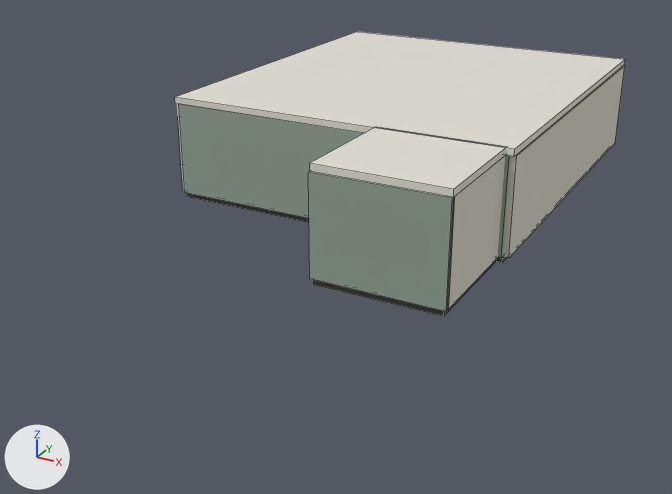
The Blender file rooms/home/design/내 방.blend as it was, and as the next commit left it.
The view is the same before and after, from a camera (50 mm lens) standing at (13.7, -31.2, 11.5) and looking at (0.2, -6.6, -0.8). Every picture has the same lights, and +X, +Y and +Z are marked at lower left. The picture after the commit comes second. Mesh edges are drawn as thin lines.

Objects in the first picture: 'Ceiling', 'Front sage wall left of secret passage', 'Right plaster wall', 'Secret alcove ceiling', 'Secret alcove floor slab', 'Secret alcove rear wall', 'Secret alcove right wall' and 4 more.
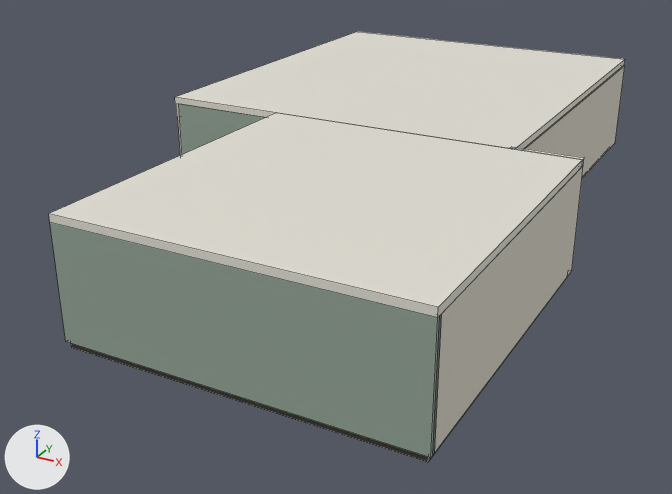
Pixel boxes (x1, y1, x2, y2) of what changed, in the pictures (672 x 494 px):
'Secret alcove rear wall', moved, rescaled (166% wider, 66% taller): before (308, 171, 455, 312); after (50, 223, 442, 458)
'Secret alcove ceiling', moved, rescaled (170% wider, 189% taller): before (310, 127, 507, 197); after (49, 113, 583, 317)
'Secret alcove right wall', moved, rescaled: before (448, 156, 505, 309); after (433, 166, 583, 454)
'Secret alcove floor slab', moved, rescaled: before (314, 260, 496, 316); after (71, 276, 568, 462)
'Secret alcove front return ceiling', added: after (511, 147, 584, 166)
'Front sage wall left of secret passage', unchanged, covered by the edit: before (179, 104, 363, 218); after (179, 104, 265, 154)

Diff of the bpy script that builds the scene:
```diff
--- a/rooms/home/design/내 방.blend.py
+++ b/rooms/home/design/내 방.blend.py
@@ me_secret_alcove_floor_slab @@
 # used by ob_secret_alcove_floor_slab; location = (0.0, 0.0, 0.0)
-me_secret_alcove_floor_slab.from_pydata(...)  # 8 vertices, 6 faces; spans x 1.65..5.65, y -10.55..-6.55, z -0.2..0.0
+me_secret_alcove_floor_slab.from_pydata(...)  # 8 vertices, 6 faces; spans x -1.84..7.84, y -16.59..-6.55, z -0.2..0.0
+# me_secret_alcove_floor_slab part 1: the whole mesh is scaled about its middle by (2.42, 2.51, 1), then moved by (-0.65, -3.02, 0.0)
 me_secret_alcove_floor_slab.materials.append(mat_home___darkrecess)
@@ me_secret_alcove_right_wall @@
 # used by ob_secret_alcove_right_wall; location = (0.0, 0.0, 0.0)
-me_secret_alcove_right_wall.from_pydata(...)  # 8 vertices, 6 faces; spans x 5.56..5.74, y -10.55..-6.25, z 0.0..3.2
+me_secret_alcove_right_wall.from_pydata(...)  # 8 vertices, 6 faces; spans x 7.75..7.93, y -16.59..-6.51, z 0.0..3.2
+# me_secret_alcove_right_wall part 2: the whole mesh is scaled about its middle by (1, 2.34, 1), then moved by (2.19, -3.15, 0.0)
 me_secret_alcove_right_wall.materials.append(mat_home___plaster)
@@ me_secret_alcove_rear_wall @@
 # used by ob_secret_alcove_rear_wall; location = (0.0, 0.0, 0.0)
-me_secret_alcove_rear_wall.from_pydata(...)  # 8 vertices, 6 faces; spans x 1.56..5.74, y -10.64..-10.46, z 0.0..3.2
+me_secret_alcove_rear_wall.from_pydata(...)  # 8 vertices, 6 faces; spans x -1.93..7.93, y -16.68..-16.5, z 0.0..3.2
+# me_secret_alcove_rear_wall part 3: the whole mesh is scaled about its middle by (2.36, 1, 1), then moved by (-0.65, -6.04, 0.0)
 me_secret_alcove_rear_wall.materials.append(mat_home___sagewall)
@@ me_secret_alcove_ceiling @@
 # used by ob_secret_alcove_ceiling; location = (0.0, 0.0, 0.0)
-me_secret_alcove_ceiling.from_pydata(...)  # 8 vertices, 6 faces; spans x 1.56..5.74, y -10.55..-6.55, z 3.2..3.42
+me_secret_alcove_ceiling.from_pydata(...)  # 8 vertices, 6 faces; spans x -1.93..7.93, y -16.68..-6.68, z 3.2..3.42
+# me_secret_alcove_ceiling part 4: the whole mesh is scaled about its middle by (2.36, 2.5, 1), then moved by (-0.65, -3.13, 0.0)
 me_secret_alcove_ceiling.materials.append(mat_home___ceiling)
@@ me_secret_alcove_front_return_ceiling @@
+me_secret_alcove_front_return_ceiling.from_pydata(...)  # a box spanning x 5.85..7.93, y -6.68..-6.51, z 3.2..3.42
+me_secret_alcove_front_return_ceiling.materials.append(mat_home___ceiling)  # light grey #e3e1d6
@@ ob_secret_alcove_front_return_ceiling @@
+ob_secret_alcove_front_return_ceiling = bpy.data.objects.new('Secret alcove front return ceiling', me_secret_alcove_front_return_ceiling)
+ob_secret_alcove_front_return_ceiling.location = (0.0, 0.0, 0.0)
```
